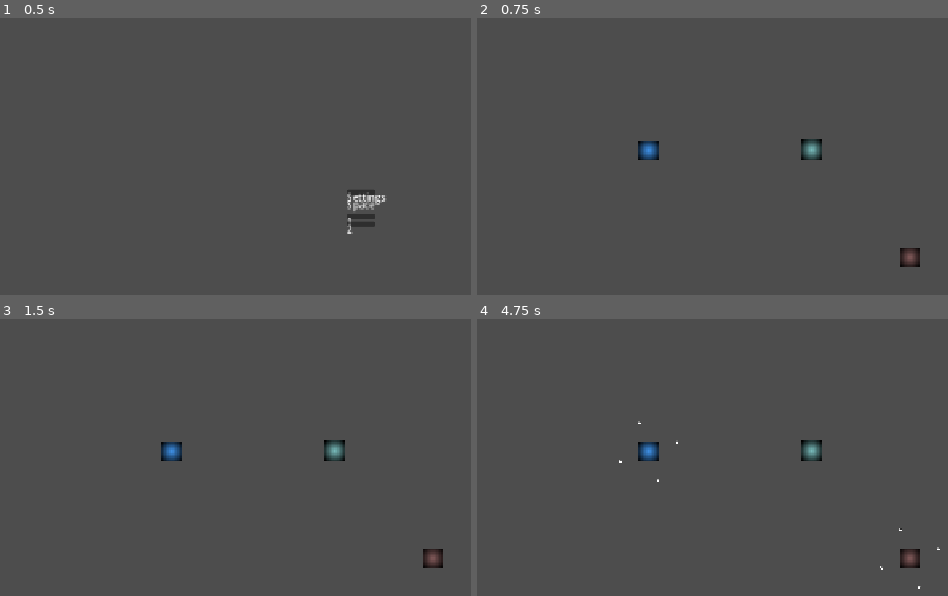
Above: before the commit, frames 1-4 (two rows, left to right).
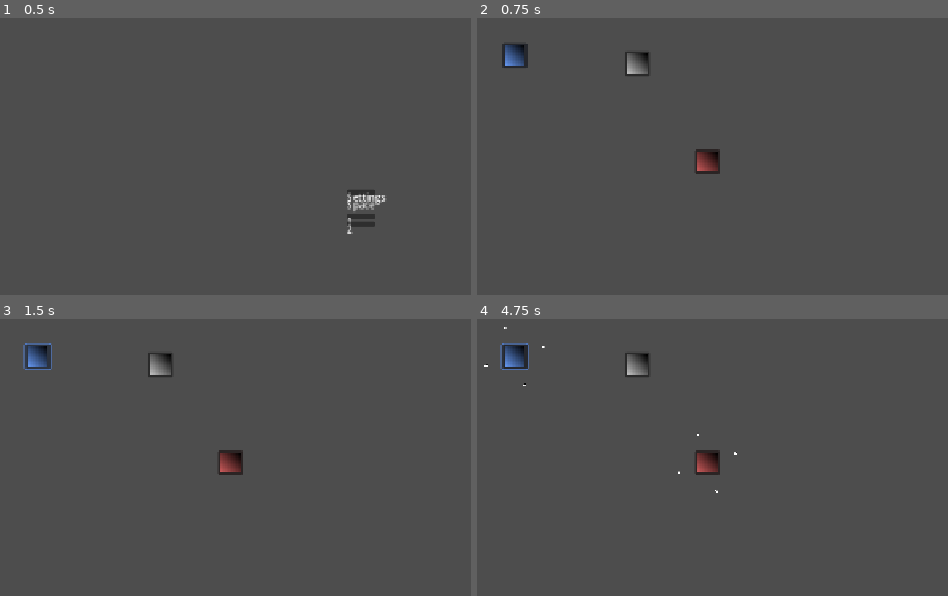
Above: after the commit, the same moments.

Repository: DevThomasS/Space
Game: Godot game, scene res://scenes/levels/main_menu.tscn
The game is run twice, just before and just after one commit, with the same random seed, the same clock (stepped at 60 frames per second) and the same inputs.
Inputs (mouse positions are in pixels of both pictures, inside the frame that each line leads up to):
- Up to frame 1 (0.5 s): no input
- Up to frame 2 (0.75 s): click "1" at 0.5 s
- Up to frame 3 (1.5 s): click (37, 357) at 1.27 s
- Up to frame 4 (4.75 s): click (514, 357) at 2.02 s; click (514, 357) at 2.77 s; tap Enter at 3.5 s; move the mouse to (outside the picture) at 3.52 s; click (outside the picture) at 3.67 s; move the mouse to (679, 532) at 4.27 s; click (679, 532) at 4.42 s

Frame 1 is identical in both runs. In frame 2, 2.1% of the frame differs, in the area x 5-95%, y 9-90%; in frame 3, 2.2%; in frame 4, 2.3%, in the area x 1-99%, y 2-98%.

Commit message:
Infinite Total Population #8
even more refactor

Diff:
--- /dev/null
+++ b/scenes/core/planet.tscn
@@ -0,0 +1,38 @@
+[gd_scene load_steps=5 format=3 uid="uid://07ueak18h10d"]
+
+[ext_resource type="Script" uid="uid://bhlfl020banrk" path="res://scripts/core/planet.gd" id="1_wsaxd"]
+[ext_resource type="Script" uid="uid://ctkt32fwb3b3w" path="res://scripts/core/orbit.gd" id="2_744xv"]
+
+[sub_resource type="Gradient" id="Gradient_ojvo4"]
+offsets = PackedFloat32Array(0, 0.28666666, 1)
+colors = PackedColorArray(1, 1, 1, 1, 0.7, 0.7, 0.7, 1, 0, 0, 0, 1)
+
+[sub_resource type="GradientTexture2D" id="GradientTexture2D_qu5ch"]
+gradient = SubResource("Gradient_ojvo4")
+width = 32
+height = 32
+fill_from = Vector2(0, 1)
+
+[node name="Planet" type="Node2D" groups=["planets"]]
+script = ExtResource("1_wsaxd")
+
+[node name="Label" type="Label" parent="."]
+offset_right = 40.0
+offset_bottom = 23.0
+
+[node name="Orbit" type="Node2D" parent="."]
+script = ExtResource("2_744xv")
+
+[node name="Button" type="Button" parent="."]
+anchors_preset = 8
+anchor_left = 0.5
+anchor_top = 0.5
+anchor_right = 0.5
+anchor_bottom = 0.5
+offset_left = -20.0
+offset_top = -20.0
+offset_right = 20.0
+offset_bottom = 20.0
+grow_horizontal = 2
+grow_vertical = 2
+icon = SubResource("GradientTexture2D_qu5ch")
--- a/scenes/levels/level_one.tscn
+++ b/scenes/levels/level_one.tscn
@@ -1,10 +1,12 @@
 [gd_scene load_steps=3 format=3 uid="uid://bf6m3nn7ne1ur"]
 
 [ext_resource type="Script" uid="uid://n3nrs0sfye2d" path="res://scripts/levels/level_one.gd" id="1_sn7cj"]
-[ext_resource type="PackedScene" uid="uid://07ueak18h10d" path="res://scenes/planet.tscn" id="2_63ct5"]
+[ext_resource type="PackedScene" uid="uid://07ueak18h10d" path="res://scenes/core/planet.tscn" id="2_63ct5"]
 
-[node name="LevelOne" type="Node2D"]
+[node name="LevelOne" type="Node2D" node_paths=PackedStringArray("human_start_planet", "blinky_start_planet")]
 script = ExtResource("1_sn7cj")
+human_start_planet = NodePath("PlanetA")
+blinky_start_planet = NodePath("PlanetC")
 
 [node name="Map" type="Node2D" parent="."]
 
@@ -13,12 +15,10 @@
 [node name="UI" type="CanvasLayer" parent="."]
 
 [node name="PlanetA" parent="." instance=ExtResource("2_63ct5")]
-position = Vector2(337, 268)
-faction = 1
+position = Vector2(123, 116)
 
 [node name="PlanetB" parent="." instance=ExtResource("2_63ct5")]
-position = Vector2(755, 439)
-faction = 2
+position = Vector2(319, 129)
 
 [node name="PlanetC" parent="." instance=ExtResource("2_63ct5")]
-position = Vector2(598, 267)
+position = Vector2(431, 286)
--- a/scenes/planet.tscn
+++ /dev/null
@@ -1,38 +0,0 @@
-[gd_scene load_steps=6 format=3 uid="uid://07ueak18h10d"]
-
-[ext_resource type="Script" uid="uid://bhlfl020banrk" path="res://scripts/core/planet.gd" id="1_wsaxd"]
-[ext_resource type="Script" uid="uid://ctkt32fwb3b3w" path="res://scripts/core/orbit.gd" id="2_744xv"]
-
-[sub_resource type="Gradient" id="Gradient_6r00q"]
-offsets = PackedFloat32Array(0, 0.99333334)
-colors = PackedColorArray(0.64705884, 1, 1, 1, 0, 0, 0, 1)
-
-[sub_resource type="GradientTexture2D" id="GradientTexture2D_ignic"]
-gradient = SubResource("Gradient_6r00q")
-fill = 1
-fill_from = Vector2(0.24766356, 0.24299066)
-fill_to = Vector2(0, 0)
-
-[sub_resource type="CircleShape2D" id="CircleShape2D_6r00q"]
-
-[node name="Planet" type="Node2D"]
-script = ExtResource("1_wsaxd")
-
-[node name="Sprite2D" type="Sprite2D" parent="."]
-modulate = Color(0.93063074, 0.11690769, 1.92523e-07, 1)
-texture = SubResource("GradientTexture2D_ignic")
-region_enabled = true
-region_rect = Rect2(0, 0, 32, 32)
-
-[node name="Label" type="Label" parent="."]
-offset_right = 40.0
-offset_bottom = 23.0
-
-[node name="Orbit" type="Node2D" parent="."]
-script = ExtResource("2_744xv")
-
-[node name="Area2D" type="Area2D" parent="."]
-
-[node name="CollisionShape2D" type="CollisionShape2D" parent="Area2D"]
-scale = Vector2(2, 2)
-shape = SubResource("CircleShape2D_6r00q")
--- a/scripts/core/planet.gd
+++ b/scripts/core/planet.gd
@@ -1,46 +1,52 @@
 class_name Planet extends Node2D
 
-enum Faction { NEUTRAL, PLAYER, AI }
+signal owner_changed(new_owner: BasePlayer)
 
-@export var faction: Faction = Faction.NEUTRAL
 @export var spawn_rate := 1.0
-@export var max_ships := 50
+@export var max_ships := 30
 
-@onready var sprite := $Sprite2D
 @onready var orbit: Orbit = $Orbit
+@onready var button: Button = $Button
 
 var spawn_timer := 0.0
 var defenders := 0
-var level_ref: BaseLevel
+var controlling_player: BasePlayer = null
+var is_selected := false
 
 func _ready():
 	z_index = 1
+	add_to_group("planets")
 	defenders = orbit.count()
-	update_color()
-
-func update_color():
-	match faction:
-		Faction.NEUTRAL:
-			sprite.modulate = Color.GRAY
-		Faction.PLAYER:
-			sprite.modulate = Color.CORNFLOWER_BLUE
-		Faction.AI:
-			sprite.modulate = Color.INDIAN_RED
-	if level_ref:
-		level_ref.call_deferred("check_victory")
+	call_deferred("update_color")
 
 func _process(delta):
-	if faction == Faction.NEUTRAL:
+	if controlling_player == null or orbit.count() >= max_ships:
 		return
-	if orbit.count() >= max_ships:
-		return
+
 	spawn_timer += delta
 	if spawn_timer >= 1.0 / spawn_rate:
 		spawn_timer = 0.0
 		spawn_ship()
 
+# --- Ownership ---
+func set_controlling_player(player: BasePlayer) -> void:
+	if controlling_player == player:
+		return
+	controlling_player = player
+	update_color()
+	owner_changed.emit(player)
+
+func update_color():
+	var c := Color(0.745, 0.745, 0.745, 1)
+	if controlling_player:
+		c = controlling_player.color
+		if is_selected:
+			c = c.lightened(0.2)
+	button.modulate = c
+
+# --- Ships ---
 func spawn_ship():
-	var ship := preload("res://scenes/Ship.tscn").instantiate()
+	var ship := preload("res://scenes/core/ship.tscn").instantiate()
 	orbit.add_ship(ship)
 	defenders += 1
 
@@ -51,17 +57,19 @@
 	orbit.remove_ship(ship)
 	defenders = max(defenders - 1, 0)
 
-func receive_ship(from_faction: Faction):
-	if from_faction == faction:
+func receive_ship(from_player: BasePlayer):
+	if from_player == null:
+		return
+	if controlling_player == from_player:
 		add_reinforcement()
 		return
+
 	defenders -= 1
 	if defenders < 0:
-		faction = from_faction
-		update_color()
+		set_controlling_player(from_player)
 		defenders = abs(defenders)
 
 func add_reinforcement():
-	var ship := preload("res://scenes/Ship.tscn").instantiate()
+	var ship := preload("res://scenes/core/ship.tscn").instantiate()
 	orbit.add_ship(ship)
 	defenders += 1
--- a/scripts/core/planet_query.gd
+++ b/scripts/core/planet_query.gd
@@ -1,33 +1,33 @@
 class_name PlanetQuery extends Node
 
-func get_by_faction(faction: Planet.Faction) -> Array[Planet]:
+func get_all() -> Array[Planet]:
 	var result: Array[Planet] = []
-
 	for n in get_tree().get_nodes_in_group("planets"):
 		var planet := n as Planet
-		if planet and planet.faction == faction:
+		if planet:
 			result.append(planet)
-
 	return result
 
-func get_not_faction(faction: Planet.Faction) -> Array[Planet]:
+func get_by_player(player: BasePlayer) -> Array[Planet]:
 	var result: Array[Planet] = []
+	for planet in get_all():
+		if planet.controlling_player == player:
+			result.append(planet)
+	return result
 
-	for n in get_tree().get_nodes_in_group("planets"):
-		var planet := n as Planet
-		if planet and planet.faction != faction:
+func get_not_player(player: BasePlayer) -> Array[Planet]:
+	var result: Array[Planet] = []
+	for planet in get_all():
+		if planet.controlling_player != player:
 			result.append(planet)
-
 	return result
 
 func get_closest_planet(from: Planet, targets: Array[Planet]) -> Planet:
 	var best: Planet = null
 	var best_dist := INF
-
 	for t in targets:
 		var d := from.global_position.distance_to(t.global_position)
 		if d < best_dist:
 			best_dist = d
 			best = t
-
 	return best
--- a/scripts/core/ship.gd
+++ b/scripts/core/ship.gd
@@ -3,27 +3,23 @@
 enum State { ORBITING, TRAVELING }
 
 var state: State = State.ORBITING
-var from_planet: Node2D
-var to_planet: Node2D
-
+var from_planet: Planet
+var to_planet: Planet
+var controlling_player: BasePlayer
 var travel_speed := 200.0
 var t := 0.0
+
+func _ready():
+	z_index = 0
 
 func _process(delta):
 	if state != State.TRAVELING or not from_planet or not to_planet:
 		return
-
-	t += delta * travel_speed / from_planet.position.distance_to(to_planet.position)
-	global_position = from_planet.global_position.lerp(
-		to_planet.global_position,
-		t
-	)
+	t += delta * travel_speed / from_planet.global_position.distance_to(to_planet.global_position)
+	global_position = from_planet.global_position.lerp(to_planet.global_position, t)
 	if t >= 1.0:
 		arrive()
 
-func _ready():
-	z_index = 0
-
 func arrive():
-	to_planet.receive_ship(from_planet.faction)
+	to_planet.receive_ship(controlling_player)
 	queue_free()
--- a/scripts/levels/base_level.gd
+++ b/scripts/levels/base_level.gd
@@ -3,21 +3,16 @@
 @onready var fleets := $Fleets
 
 var send_fraction := 0.5
+var players: Array[BasePlayer] = []
 
-func _ready():
-	for planet in get_tree().get_nodes_in_group("planets"):
-		planet.level_ref = self
-
-func check_victory() -> void:
-	var planets = get_tree().get_nodes_in_group("planets")
-	for planet in planets:
-		if planet.faction == Planet.Faction.AI:
+func check_victory():
+	for player in players:
+		if player is Blinky and player.planets.size() > 0:
 			return
-	print("Victory! Returning to main menu...") #TODO: just for now for clarity of change
-	get_tree().call_deferred("change_scene_to_file", "res://scenes/levels/main_menu.tscn")
+	print("Victory!")
 
 func send_ships(from: Planet, to: Planet):
-	if not from or not to:
+	if not from or not to or from.controlling_player == null:
 		return
 	var orbit := from.orbit
 	var total := orbit.count()
@@ -26,23 +21,17 @@
 	var to_send := int(total * send_fraction)
 	to_send = max(to_send, 1)
 	for i in range(to_send):
-		if orbit.count() == 0:
-			break
-		var ship := orbit.ships[0]
-		from.remove_orbit_ship(ship)
-		ship.state = ship.State.TRAVELING
-		ship.from_planet = from
-		ship.to_planet = to
-		ship.global_position = from.global_position
-		ship.t = 0.0
-		fleets.add_child(ship)
+		try_send_ship(orbit, from, to)
 
-func get_planet_at_mouse() -> Planet:
-	var space := get_world_2d().direct_space_state
-	var query := PhysicsPointQueryParameters2D.new()
-	query.position = get_global_mouse_position()
-	query.collide_with_areas = true
-	var result := space.intersect_point(query)
-	if result.size() > 0:
-		return result[0].collider.get_parent()
-	return null
+func try_send_ship(orbit: Orbit, from: Planet, to: Planet):
+	if orbit.count() == 0:
+		return
+	var ship := orbit.ships[0]
+	from.remove_orbit_ship(ship)
+	ship.state = ship.State.TRAVELING
+	ship.from_planet = from
+	ship.to_planet = to
+	ship.controlling_player = from.controlling_player
+	ship.global_position = from.global_position
+	ship.t = 0.0
+	fleets.add_child(ship)
--- a/scripts/levels/level_one.gd
+++ b/scripts/levels/level_one.gd
@@ -1,28 +1,28 @@
 class_name LevelOne extends BaseLevel
 
+@export var human_start_planet: Planet
+@export var blinky_start_planet: Planet
+
 @onready var queries := PlanetQuery.new()
+@onready var human := Human.new()
 @onready var blinky := Blinky.new()
 
 var selected_planet: Planet = null
 
 func _ready():
+	# Reset all planets
+	for planet in get_tree().get_nodes_in_group("planets"):
+		if planet:
+			planet.set_controlling_player(null)
 	add_child(queries)
+	# Assign human player
+	human.level = self
+	if human_start_planet:
+		human.add_planet(human_start_planet)
+	add_child(human)
+	# Assign Blinky AI
 	blinky.level = self
 	blinky.queries = queries
+	if blinky_start_planet:
+		blinky.add_planet(blinky_start_planet)
 	add_child(blinky)
-
-func _unhandled_input(event):
-	if event is InputEventMouseButton and event.pressed:
-		var clicked := get_planet_at_mouse()
-		if clicked:
-			handle_planet_click(clicked)
-
-func handle_planet_click(planet: Planet):
-	if selected_planet == null and planet.faction == Planet.Faction.PLAYER:
-		selected_planet = planet
-		return
-	if planet == selected_planet:
-		selected_planet = null
-		return
-	send_ships(selected_planet, planet)
-	selected_planet = null
--- a/scripts/players/base_player.gd
+++ b/scripts/players/base_player.gd
@@ -1 +1,21 @@
 class_name BasePlayer extends Node
+
+var max_population := 0
+var current_population := 0
+var my_planets: Array[Planet] = []
+var color: Color = Color.GRAY
+var queries: PlanetQuery
+var level: BaseLevel
+
+func add_planet(planet: Planet):
+	if planet == null:
+		push_error("Cannot add null planet")
+		return
+	if planet.controlling_player and planet.controlling_player != self:
+		planet.controlling_player.remove_planet(planet)
+	if planet not in my_planets:
+		my_planets.append(planet)
+		planet.set_controlling_player(self)
+
+func remove_planet(planet: Planet):
+	my_planets.erase(planet)
--- a/scripts/players/blinky.gd
+++ b/scripts/players/blinky.gd
@@ -4,8 +4,9 @@
 @export var min_ships_to_send := 10
 
 var timer := 0.0
-var level: BaseLevel
-var queries: PlanetQuery
+
+func _ready():
+	color = Color.INDIAN_RED
 
 func _process(delta):
 	timer += delta
@@ -14,13 +15,12 @@
 		take_turn()
 
 func take_turn():
-	var ai_planets = queries.get_by_faction(Planet.Faction.AI)
-	var targets = queries.get_not_faction(Planet.Faction.AI)
-
-	for planet in ai_planets:
-		if planet.available_ships() < send_interval:
+	if queries == null or my_planets == []:
+		return
+	var targets = queries.get_not_player(self)
+	for planet in my_planets:
+		if planet.controlling_player != self or planet.available_ships() < min_ships_to_send:
 			continue
-
 		var target := queries.get_closest_planet(planet, targets)
 		if target:
 			level.send_ships(planet, target)
--- /dev/null
+++ b/scripts/players/human.gd
@@ -0,0 +1,4 @@
+class_name Human extends BasePlayer
+
+func _ready():
+	color = Color.CORNFLOWER_BLUE
Renamed: scenes/ship.tscn -> scenes/core/ship.tscn
Not shown, added: scripts/players/human.gd.uid
